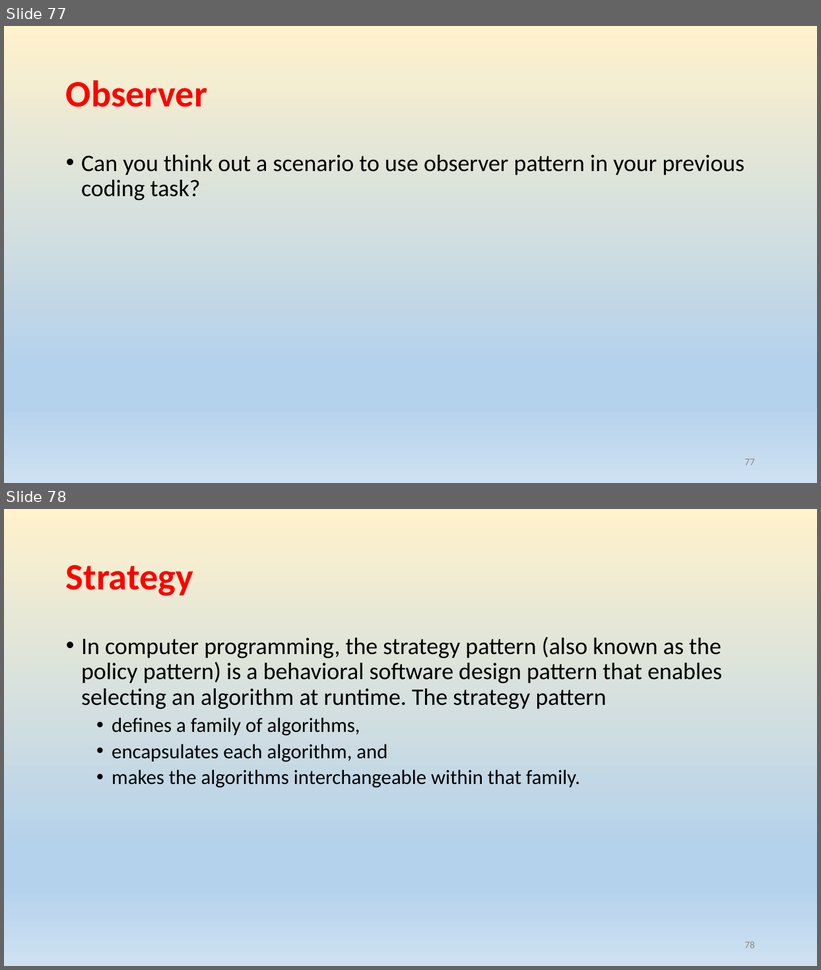
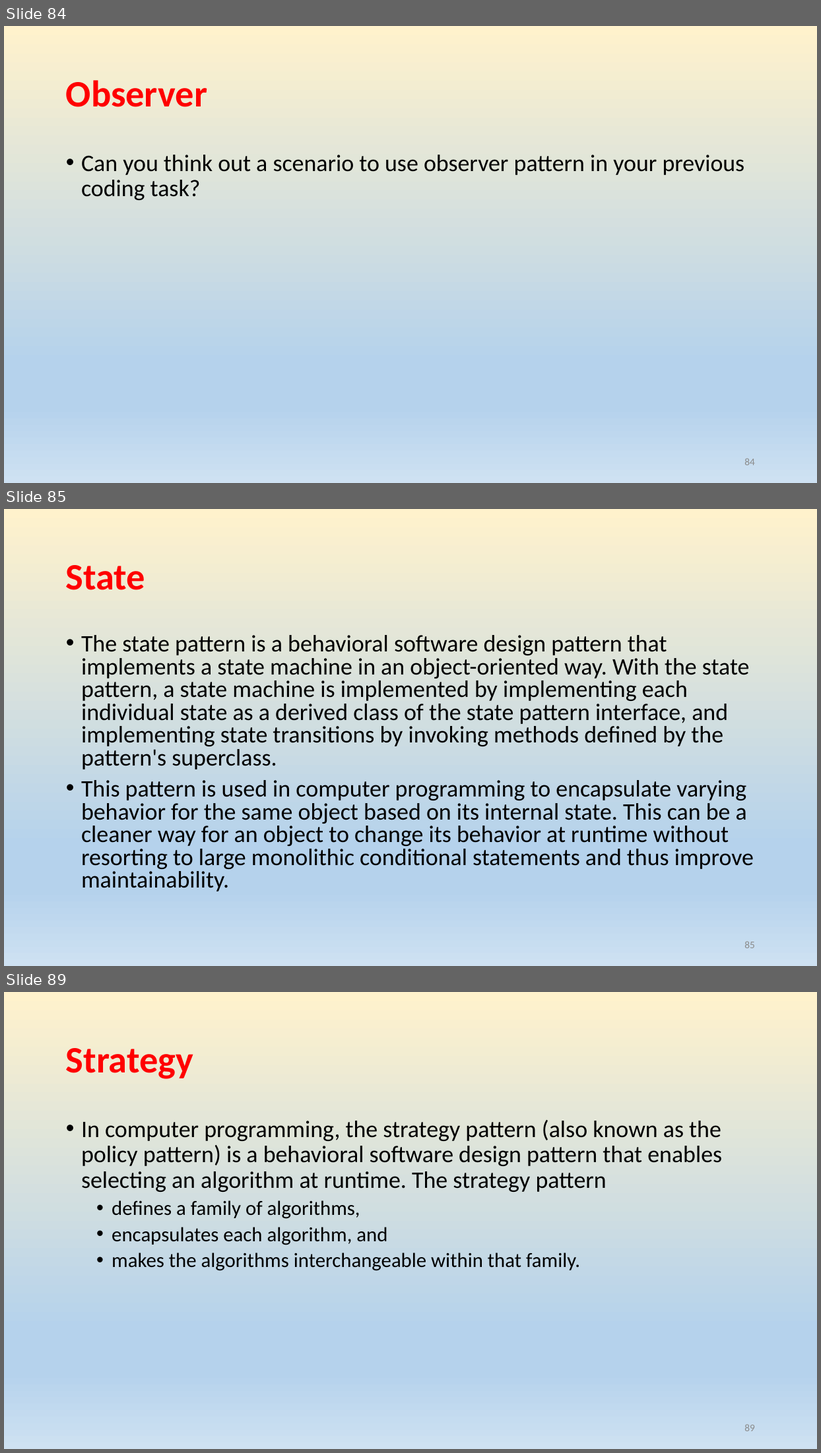
Before and after one commit to rainyheart/bjc-protoss-design_patten-demo, a slide deck: ppt/Design Patterns.pptx. Shown one above the other, each under a label of ours: slides 77 and 78 before the commit, slides 84, 85 and 89 after it; the slides between them are not shown. The pictures are 821x970 and 821x1453 pixels, drawn with LibreOffice and Linux fonts; fonts in the diff are those of the drawing. Boxes give left, top, right and bottom in pixels: in the first picture for what was removed or moved away, otherwise in the second. Text is boxed around its words. In the diff, an @@ line names an element or a change of style, - is before the commit and + after.

```diff
--- a/ppt/Design Patterns.pptx
+++ b/ppt/Design Patterns.pptx
@@ slide 85 added at box(4, 509, 817, 966), background gradient #FFF2CC to #B5D2EC to #CEE1F2 @@
@@ title added at box(66, 565, 145, 590), 44 pt, text #FF0000, bold @@
+State
@@ text added at box(81, 635, 754, 892), 28 pt, text #000000 @@
+• The state pattern is a behavioral software design pattern that implements a state machine in an object-oriented way. With the state pattern, a state machine is implemented by implementing each individual state as a derived class of the state pattern interface, and implementing state transitions by invoking methods defined by the pattern's superclass.
+• This pattern is used in computer programming to encapsulate varying behavior for the same object based on its internal state. This can be a cleaner way for an object to change its behavior at runtime without resorting to large monolithic conditional statements and thus improve maintainability.
@@ page number added at box(745, 941, 755, 949), 12 pt, text #8C8C8C @@
+85
@@ what was slide 77 is now slide 84 @@
@@ page number at box(745, 458, 755, 466): text changed @@
-77
+84
@@ what was slide 78 is now slide 89 @@
@@ page number at box(745, 1424, 755, 1432): text changed @@
-78
+89
```
Also in this commit, not shown: 3 slides changed, 14 other slides added, 1 slide removed, 20 other files.
